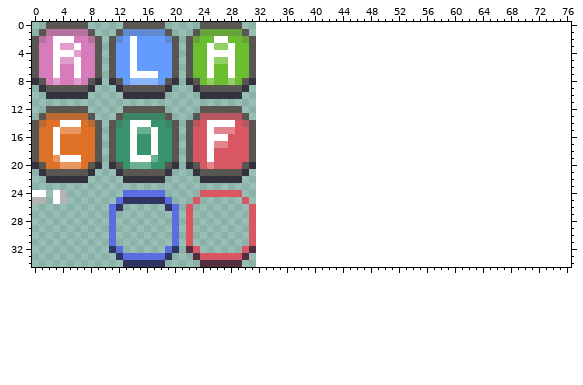
Two versions of one sprite sheet, assets/tiles.png. The picture above was drawn from the file before the commit.
The file is 32x35 pixels. The old version is drawn lined up with the new one, on the new canvas.
New version:
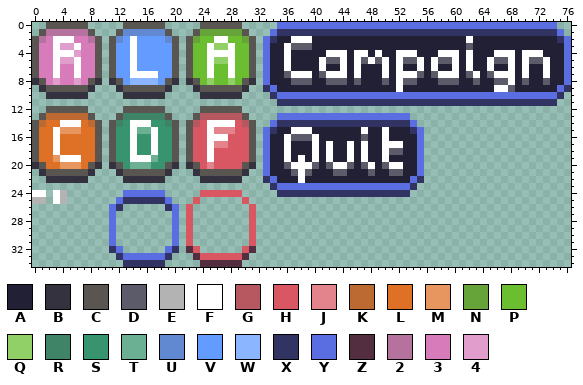
Palette (. is transparent): A #222034  B #34323e  C #595652  D #5c5b6a  E #b3b3b3  F #ffffff  G #b7575f  H #d95763  J #e3838c  K #bc6a31  L #df7126  M #e7965f  N #66a339  P #6abe30  Q #91cf67  R #408467  S #37946e  T #6cb094  U #6189d1  V #639bff  W #8cb5ff  X #313462  Y #5b6ee1  Z #522e40  2 #b6729f  3 #d77bba  4 #e19ecc
Edits made:
{"change": "canvas 32x35 -> 77x35"}
{"y":0,"x":35,"old":"........................................","new":"YYYYYYYYYYYYYYYYYYYYYYYYYYYYYYYYYYYYYYYY"}
{"y":1,"x":34,"old":"..........................................","new":"YXXXXXXXXXXXXXXXXXXXXXXXXXXXXXXXXXXXXXXXXY"}
{"y":2,"x":33,"old":"............................................","new":"YXAAFFFAAAAAAAAAAAAAAAAAAAAAAFAAAAAAAAAAAAXY"}
{"y":3,"x":33,"old":"............................................","new":"YAAFDDDAAAAAAAAAAAAAAAAAAAAAADAAAAAAAAAAAAAY"}
{"y":4,"x":33,"old":"............................................","new":"YAAFAAAAAFFFAFFAFAAFFFAAAFFFAFAAAFFFAFFFAAAY"}
{"y":5,"x":33,"old":"............................................","new":"YAAFAAAAFDDFAFDFDFAFDDFAFDDFAFAAFDDFAFDDFAAY"}
{"y":6,"x":33,"old":"............................................","new":"YAAFAAAAFAAFAFAAAFAFAAFAFAAFAFAAFAAFAFAAFAAY"}
{"y":7,"x":33,"old":"............................................","new":"YAADFFFADFFFAFAAAFAFFFDADFFFADFADFFFAFAAFAAY"}
{"y":8,"x":33,"old":"............................................","new":"YAAADDDAADDDADAAADAFDDAAADDDAADAADDFADAADAAY"}
{"y":9,"x":33,"old":"............................................","new":"XYAAAAAAAAAAAAAAAAAFAAAAAAAAAAAAAFFDAAAAAAYX"}
{"y":10,"x":34,"old":"..........................................","new":"XYYYYYYYYYYYYYYYYYYYYYYYYYYYYYYYYYYYYYYYYX"}
{"y":11,"x":35,"old":"........................................","new":"XXXXXXXXXXXXXXXXXXXXXXXXXXXXXXXXXXXXXXXX"}
{"y":13,"x":35,"old":"...................","new":"YYYYYYYYYYYYYYYYYYY"}
{"y":14,"x":34,"old":".....................","new":"YXXXXXXXXXXXXXXXXXXXY"}
{"y":15,"x":33,"old":".......................","new":"YXAAFFFAAAAAAAFAAFAAAXY"}
{"y":16,"x":33,"old":".......................","new":"YAAFDDDFAAAAAADAAFAAAAY"}
{"y":17,"x":33,"old":".......................","new":"YAAFAAAFAFAAFAFAAFFFAAY"}
{"y":18,"x":33,"old":".......................","new":"YAAFAAAFAFAAFAFAAFDDAAY"}
{"y":19,"x":33,"old":".......................","new":"YAAFAFAFAFAAFAFAAFAAAAY"}
{"y":20,"x":33,"old":".......................","new":"YAADFFFDADFFDADFADFFAAY"}
{"y":21,"x":33,"old":".......................","new":"YAAADFDAAADDAAADAADDAAY"}
{"y":22,"x":33,"old":".......................","new":"XYAAAFAAAAAAAAAAAAAAAYX"}
{"y":23,"x":34,"old":".....................","new":"XYYYYYYYYYYYYYYYYYYYX"}
{"y":24,"x":35,"old":"...................","new":"XXXXXXXXXXXXXXXXXXX"}
{"label":"added","picture_box":[263,22,571,197]}
